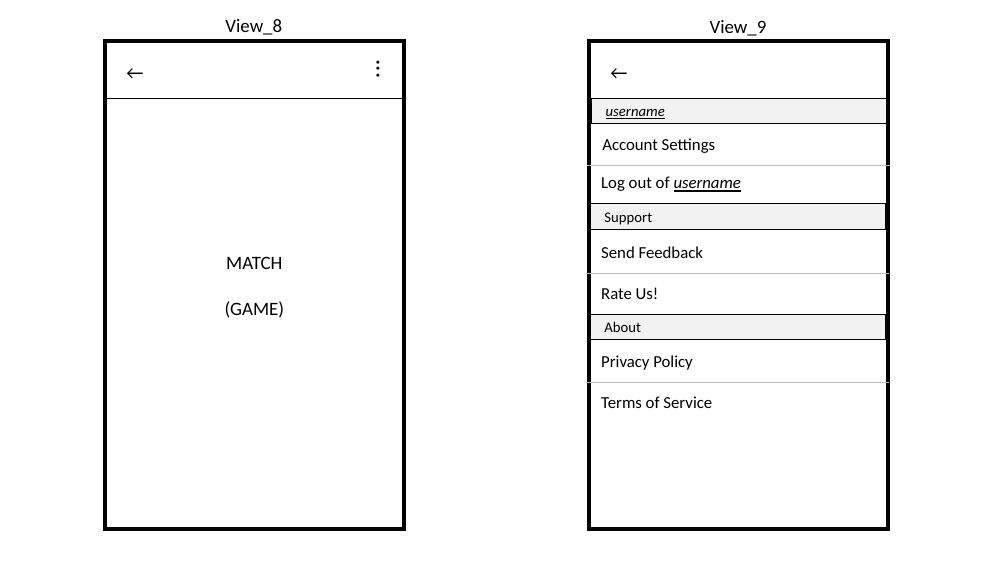
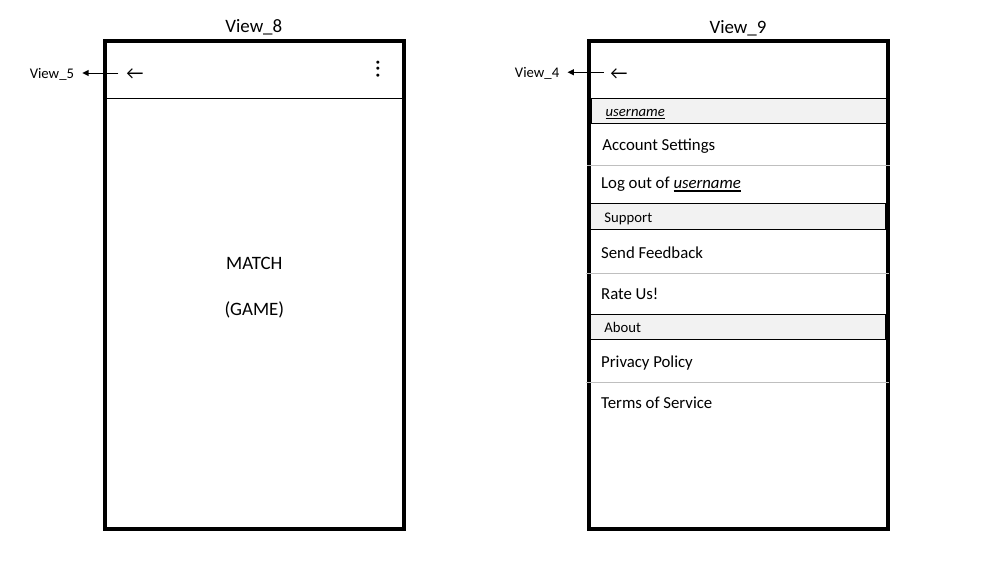
Before and after one commit to mhlee1215/IEDUFlashCard, a slide deck: slide 5 of Device Screen.pptx (slide 4 before the commit). Drawn at 1008x567 pixels with LibreOffice and Linux fonts; fonts in the diff are those of the drawing. Boxes give left, top, right and bottom in pixels: in the first picture for what was removed or moved away, otherwise in the second. Text is boxed around its words. In the diff, an @@ line names an element or a change of style, - is before the commit and + after.

```diff
--- a/Device Screen.pptx
+++ b/Device Screen.pptx
@@ text added at bbox=[30, 68, 74, 80], 14 pt, text #000000 @@
+View_5
@@ arrow added from (118, 73) to (82, 73), #000000 0.5 pt @@
@@ text added at bbox=[515, 67, 559, 79], 14 pt, text #000000 @@
+View_4
@@ arrow added from (603, 73) to (568, 73), #000000 0.5 pt @@
```
Also in this commit, not shown: 3 other slides changed, 1 slide added.
